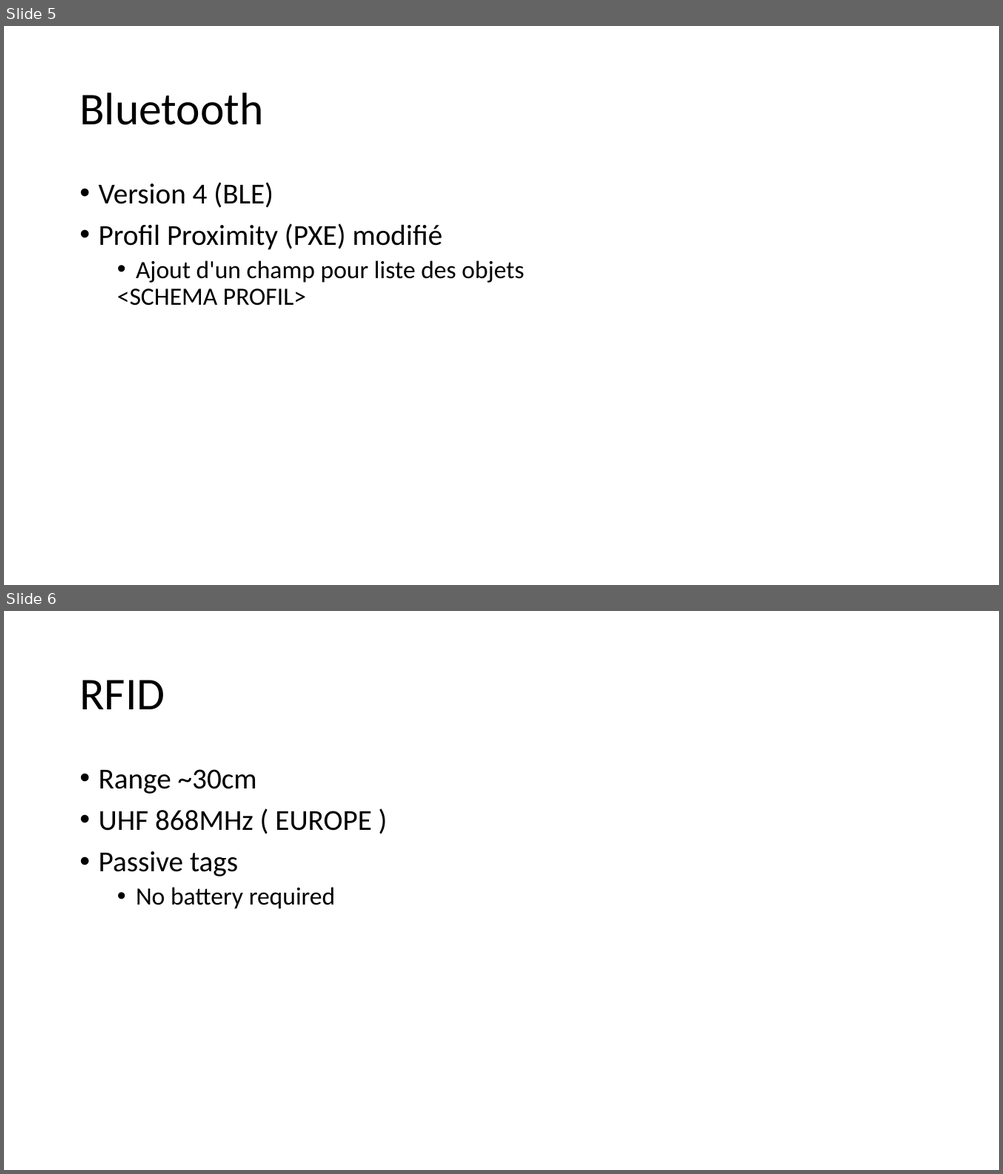
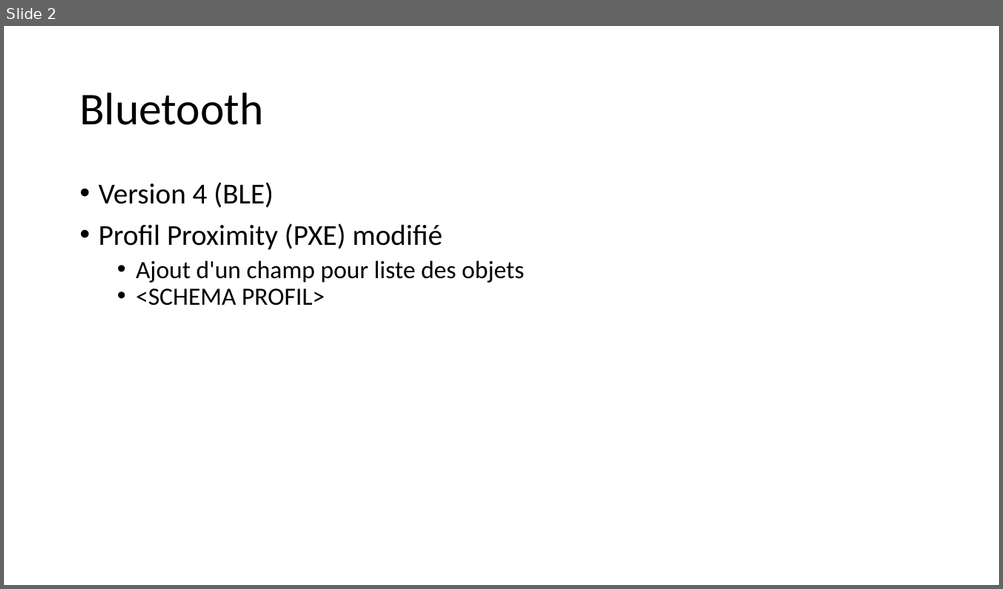
Before and after one commit to taboadaa/ShuQi, a slide deck: Documentation/Documents/presTech.odp. Shown one above the other, each under a label of ours: slides 5 and 6 before the commit, slide 2 after it. The pictures are 1003x1174 and 1003x589 pixels, drawn with LibreOffice and Linux fonts; fonts in the diff are those of the drawing. Boxes give left, top, right and bottom in pixels: in the first picture for what was removed or moved away, otherwise in the second. Text is boxed around its words. In the diff, an @@ line names an element or a change of style, - is before the commit and + after.

```diff
--- a/Documentation/Documents/presTech.odp
+++ b/Documentation/Documents/presTech.odp
@@ slide 6 removed at <box>4,611,999,1170</box>, background #FFFFFF @@
@@ title removed at <box>79,680,165,709</box> @@
-RFID
@@ text removed at <box>99,769,371,909</box> @@
-• Range ~30cm
-• UHF 868MHz ( EUROPE )
-• Passive tags
-  • No battery required
@@ what was slide 5 is now slide 2 @@
@@ slide 2 changed as well @@
@@ text at <box>136,289,324,306</box>: bullet none to • @@
```
Also in this commit, not shown: 1 other slide changed, 3 slides added, 4 other slides removed, 3 other files.
